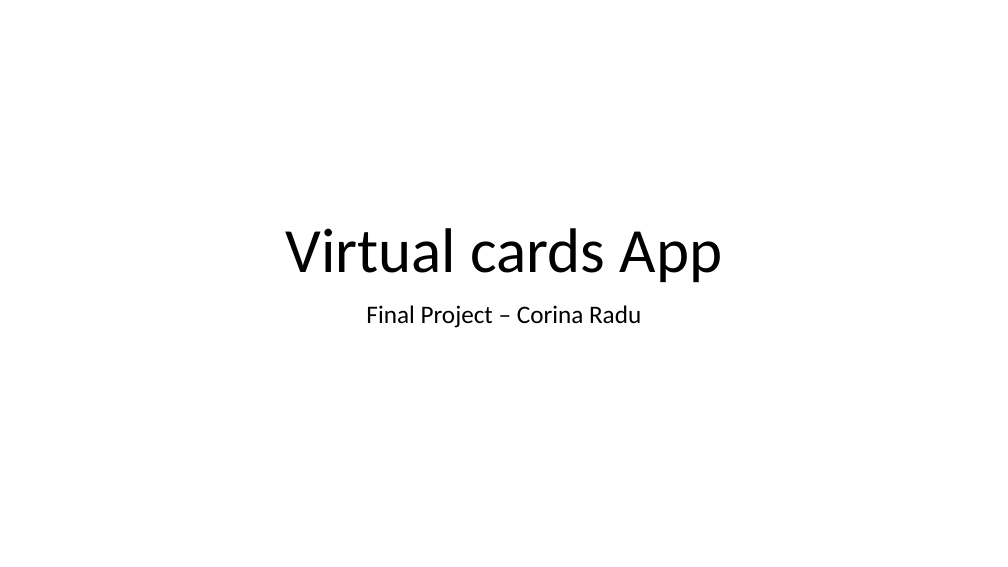
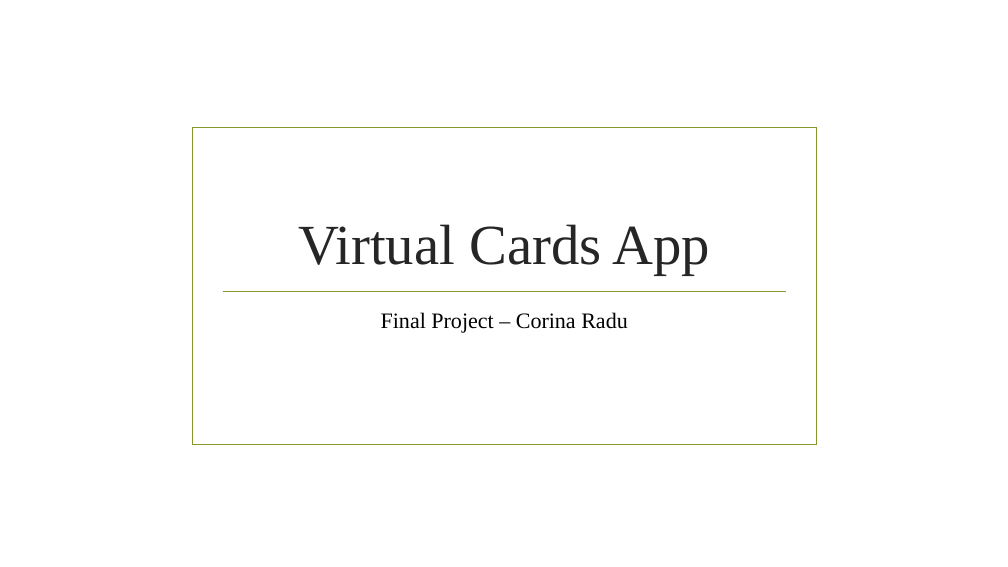
Before and after one commit to corinaradu/siit-testing, a slide deck: slide 1 of final-project/virtual-cards/virtual-cards.pptx. Drawn at 1008x567 pixels with LibreOffice and Linux fonts; fonts in the diff are those of the drawing; background and template pictures are left out. Boxes give left, top, right and bottom in pixels: in the first picture for what was removed or moved away, otherwise in the second. Text is boxed around its words. In the diff, an @@ line names an element or a change of style, - is before the commit and + after.

```diff
--- a/final-project/virtual-cards/virtual-cards.pptx
+++ b/final-project/virtual-cards/virtual-cards.pptx
@@ rectangle added at box(193, 128, 817, 445), outline #83992A 1.25 pt @@
@@ title at box(298, 224, 711, 275): text changed; size 60 to 54 pt; font Calibri to Times New Roman; text colour #000000 to #262626 @@
-Virtual cards App
+Virtual Cards App
@@ line added from (222, 291) to (786, 291), #83992A 1.25 pt @@
@@ subtitle "Final Project – Corina Radu": place and size @@
-subtitle "Final Project – Corina Radu" at box(366, 305, 641, 328)
+subtitle "Final Project – Corina Radu" at box(381, 312, 628, 333)
@@ subtitle "Final Project – Corina Radu" at box(381, 312, 628, 333): size 24 to 21 pt, font Calibri to Times New Roman; line spacing 0.9 to 1 @@
```
Also in this commit, not shown: 2 other slides changed, 1 slide added, 18 other files.
